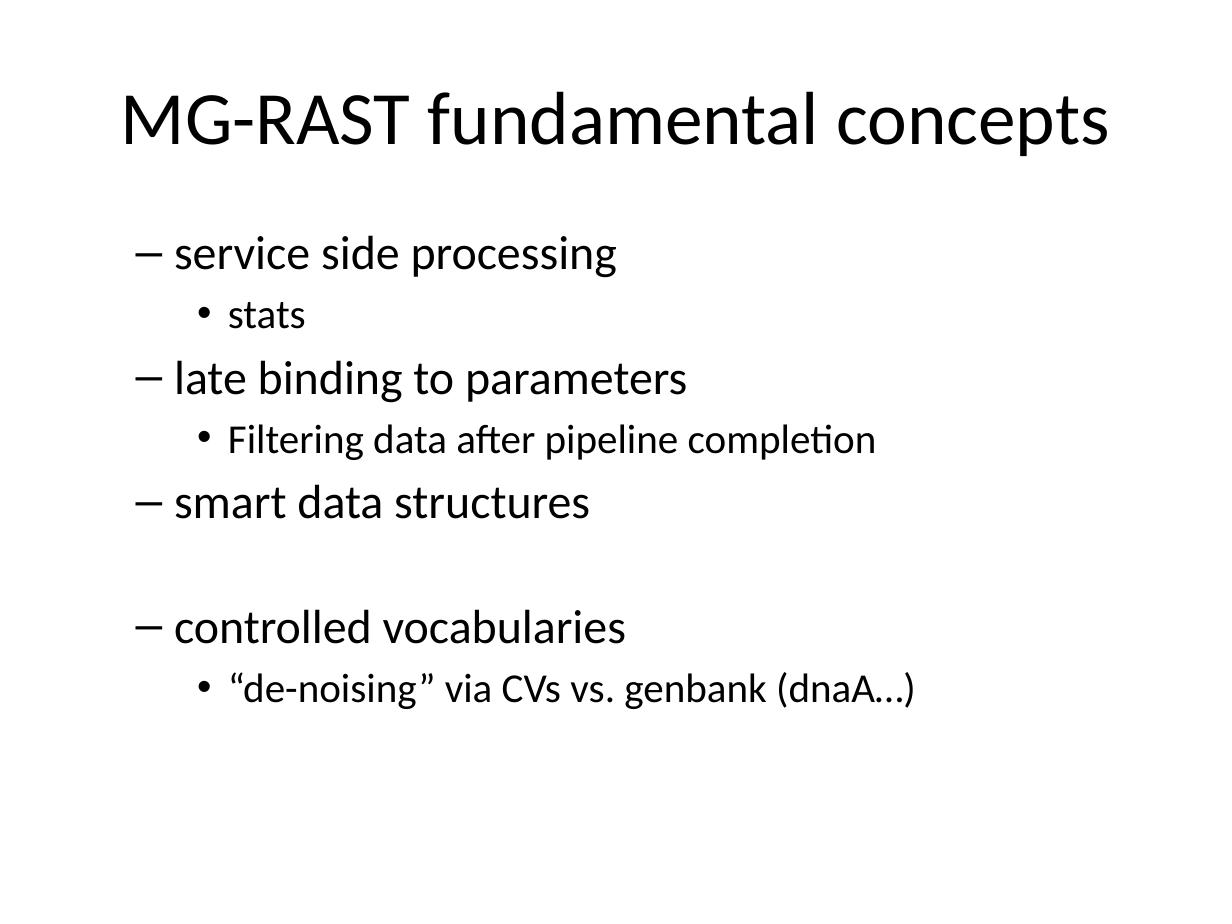
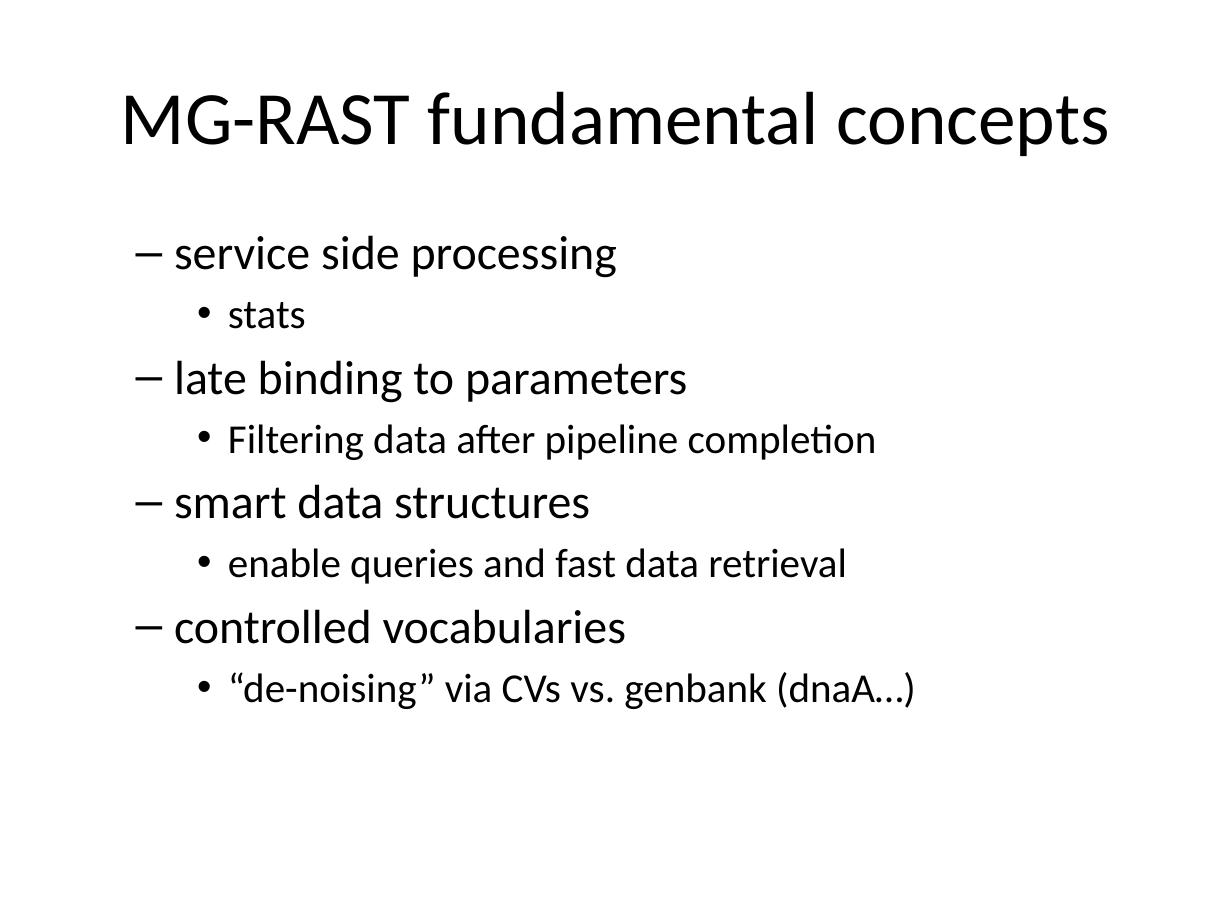
Before and after one commit to LuffyLuffy/MG-RAST-Tutorials, a slide deck: slide 9 of ui/MG-RAST_Class_v3.6.1.pptx. Drawn at 1232x924 pixels with LibreOffice and Linux fonts; fonts in the diff are those of the drawing. Boxes give left, top, right and bottom in pixels: in the first picture for what was removed or moved away, otherwise in the second. Text is boxed around its words. In the diff, an @@ line names an element or a change of style, - is before the commit and + after.

Commit message:
text updates

```diff
--- a/ui/MG-RAST_Class_v3.6.1.pptx
+++ b/ui/MG-RAST_Class_v3.6.1.pptx
@@ text at <box>228,548,847,584</box>: paragraph added @@
+    • enable queries and fast data retrieval
```
Also in this commit, not shown: 2 other slides changed.
